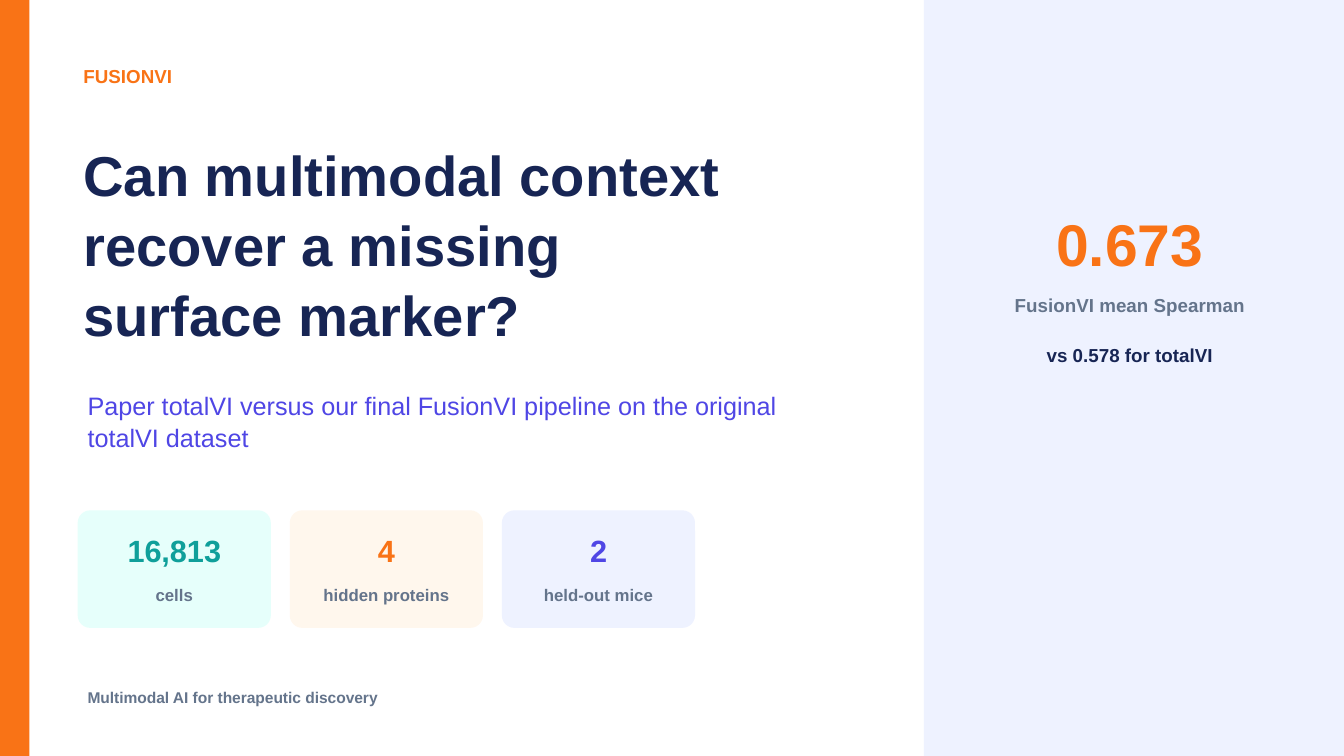
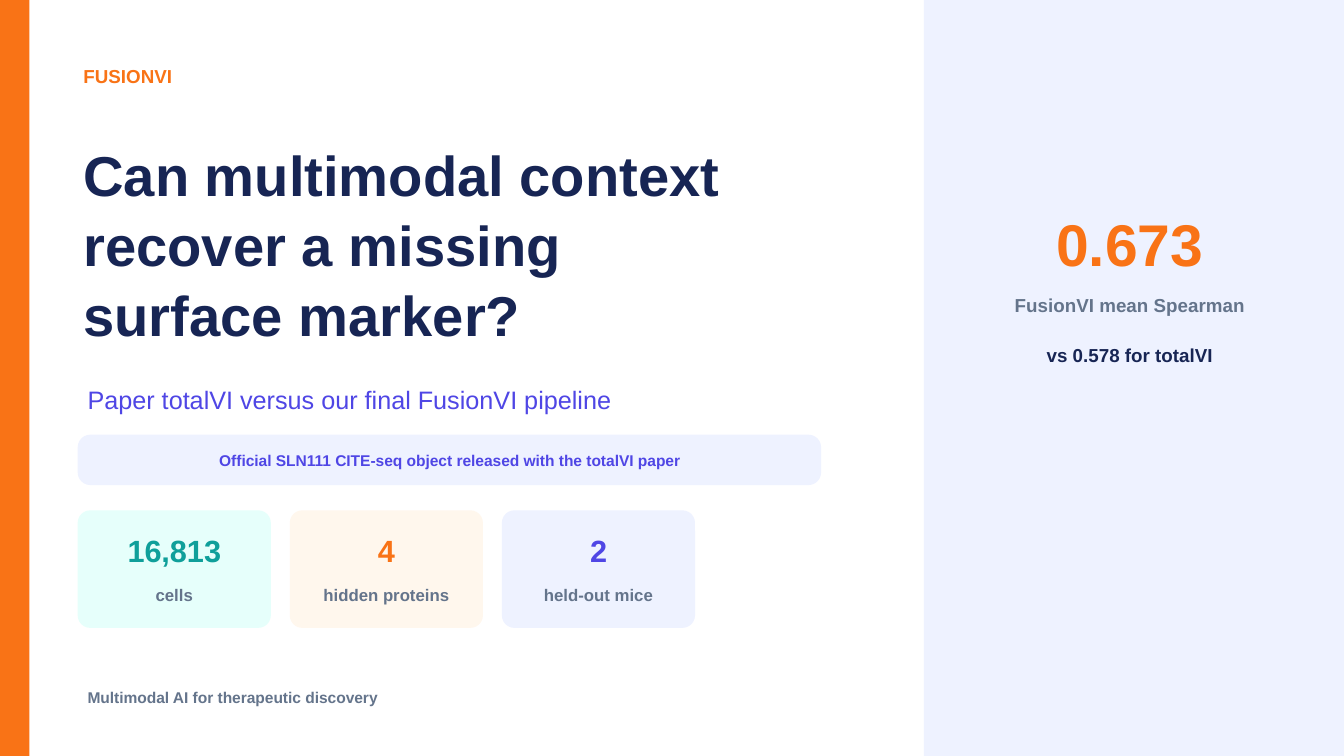
Before and after one commit to nazirad19/FusionVI, a slide deck: slide 1 of deliverables/FusionVI_Final_Project_Presentation.pptx. Drawn at 1344x756 pixels with LibreOffice and Linux fonts; fonts in the diff are those of the drawing. Boxes give left, top, right and bottom in pixels: in the first picture for what was removed or moved away, otherwise in the second. Text is boxed around its words. In the diff, an @@ line names an element or a change of style, - is before the commit and + after.

Commit message:
Clarify original totalVI dataset provenance

```diff
--- a/deliverables/FusionVI_Final_Project_Presentation.pptx
+++ b/deliverables/FusionVI_Final_Project_Presentation.pptx
@@ text at <box>88,390,611,415</box>: text changed @@
-Paper totalVI versus our final FusionVI pipeline on the original totalVI dataset
+Paper totalVI versus our final FusionVI pipeline
@@ rounded rectangle added at <box>78,435,822,485</box>, fill #EEF2FF @@
@@ text added at <box>219,454,680,469</box>, 11.1 pt, text #4F46E5, bold @@
+Official SLN111 CITE-seq object released with the totalVI paper
```
Also in this commit, not shown: 1 other file.
